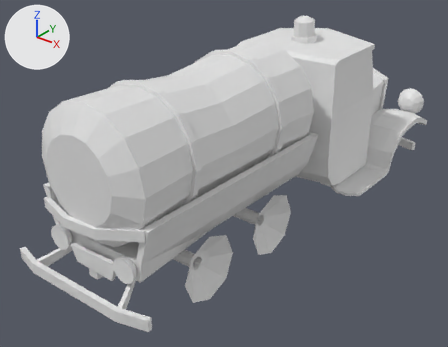
Before and after pictures for a commit that changed the OBJ model CarWars/CarWars/Content/Meshes/sewage_chassis.obj.
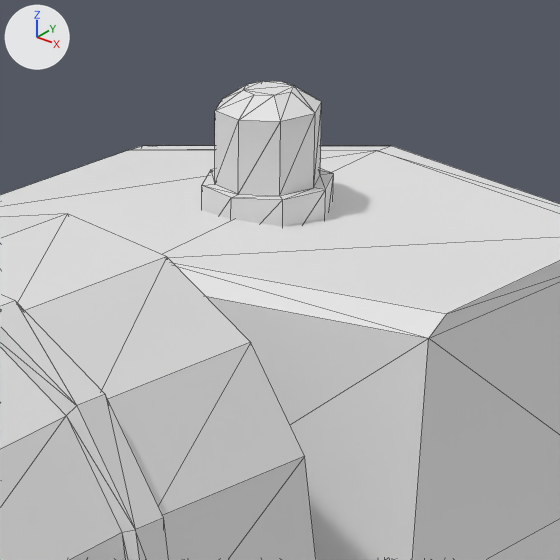
Each version is shown whole from a 50 mm camera at (4.27, -6.09, 3.1) aimed at (-0.1, -0.63, -0.28), then close up on the part from 56% to 81% of the width and 0% to 31% of the height. The lights are fixed; the arrows at upper left show +X, +Y and +Z. The close-ups show mesh edges as thin lines. Materials are left out; every surface is plain grey. Where no turn or scale is listed for an object, it has been applied to the vertices.

The scene before the commit, as lines of its bpy script (objects in view):
```python
me_sphere001_untitled = bpy.data.meshes.new('Sphere001_Untitled')
me_sphere001_untitled.from_pydata(...)  # 1123 vertices, 2012 faces; spans x -1.06..1.21, y -3.18..2.84, z -0.99..1.45
me_sphere001_untitled.materials.append(mat_01___default)
ob_sphere001_untitled = bpy.data.objects.new('Sphere001_Untitled', me_sphere001_untitled)
ob_sphere001_untitled.location = (0.0, 0.0, 0.0)
```
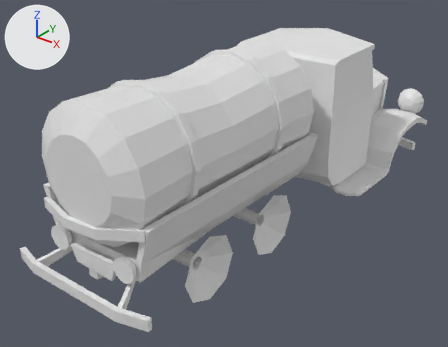
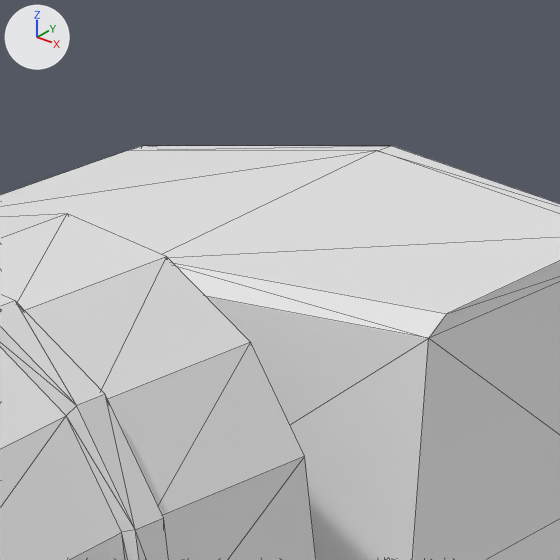
Where the change shows, as pixel boxes [x1, y1, x2, y2] in the close-ups (560 x 560 px):
'Sphere001_Untitled', reshaped
    before: [0, 81, 560, 560]
    after: [0, 146, 560, 560]
part 1 of me_sphere001_untitled, deleted
    before: [202, 81, 333, 227]

The change, as a list of edits to the scene's bpy script:
```text
Change me_sphere001_untitled:
    where me_sphere001_untitled.from_pydata(...)  # 1123 vertices, 2012 faces; spans x -1.06..1.21, y -3.18..2.84, z -0.99..1.45
    used by ob_sphere001_untitled; location = (0.0, 0.0, 0.0)
    me_sphere001_untitled part 1: the loose piece of 40 vertices spanning x -0.1..0.24, y 0.67..1.01, z 1.05..1.45 is deleted
```
